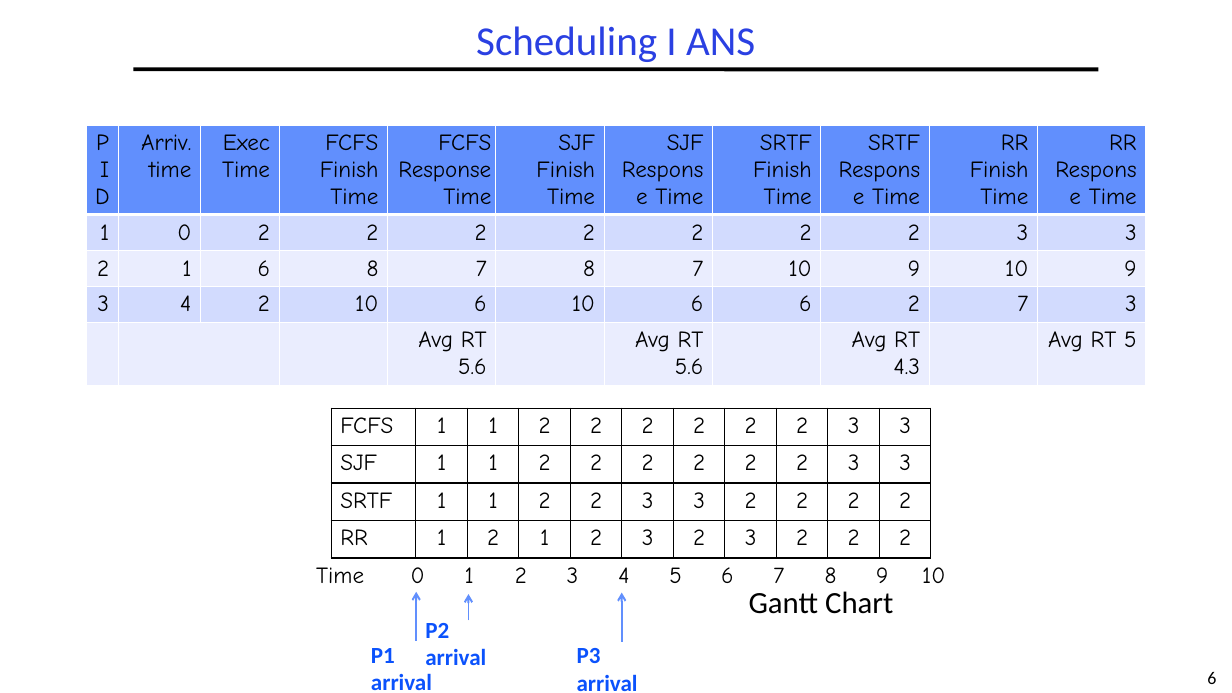
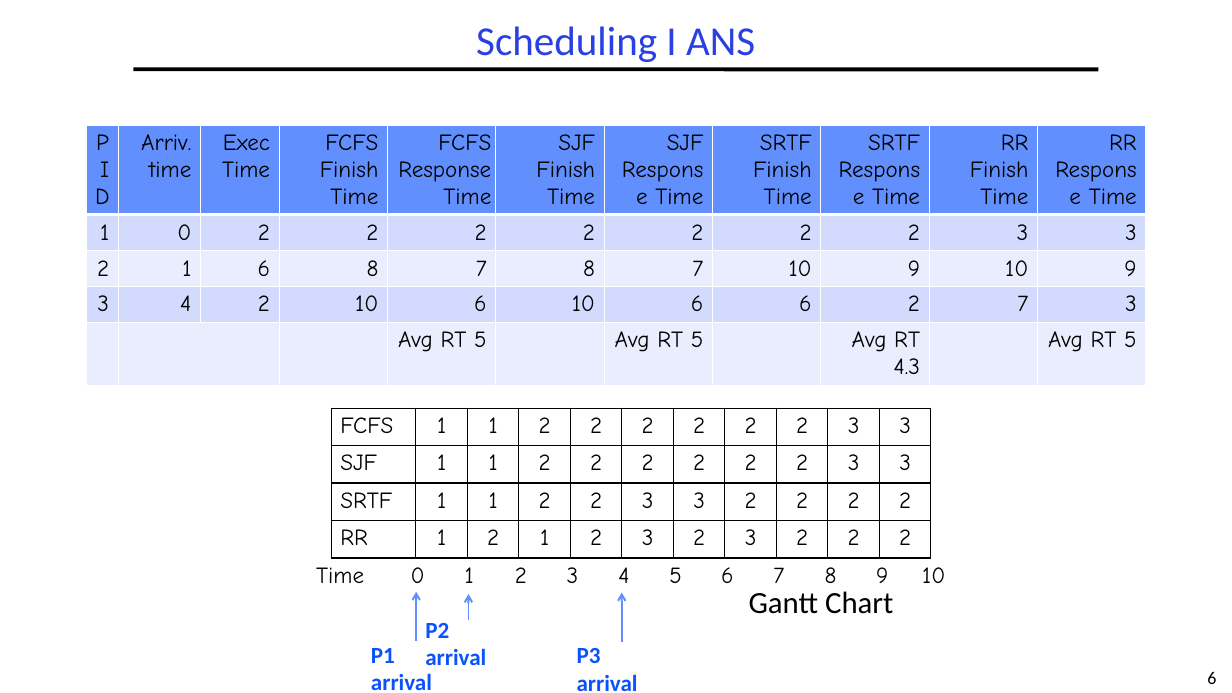
Before and after one commit to guhofstra/CSC256Fa25, a slide deck: slide 6 of PPTs/L5-Exercises ANS.pptx. Drawn at 1232x693 pixels with LibreOffice and Linux fonts; fonts in the diff are those of the drawing. Boxes give left, top, right and bottom in pixels: in the first picture for what was removed or moved away, otherwise in the second. Text is boxed around its words. In the diff, an @@ line names an element or a change of style, - is before the commit and + after.

```diff
--- a/PPTs/L5-Exercises ANS.pptx
+++ b/PPTs/L5-Exercises ANS.pptx
@@ table at box(86, 126, 1144, 394) @@
-row 5, column 5: Avg RT 5.6
+row 5, column 5: Avg RT 5
-row 5, column 7: Avg RT 5.6
+row 5, column 7: Avg RT 5
```
Also in this commit, not shown: 4 other files.
